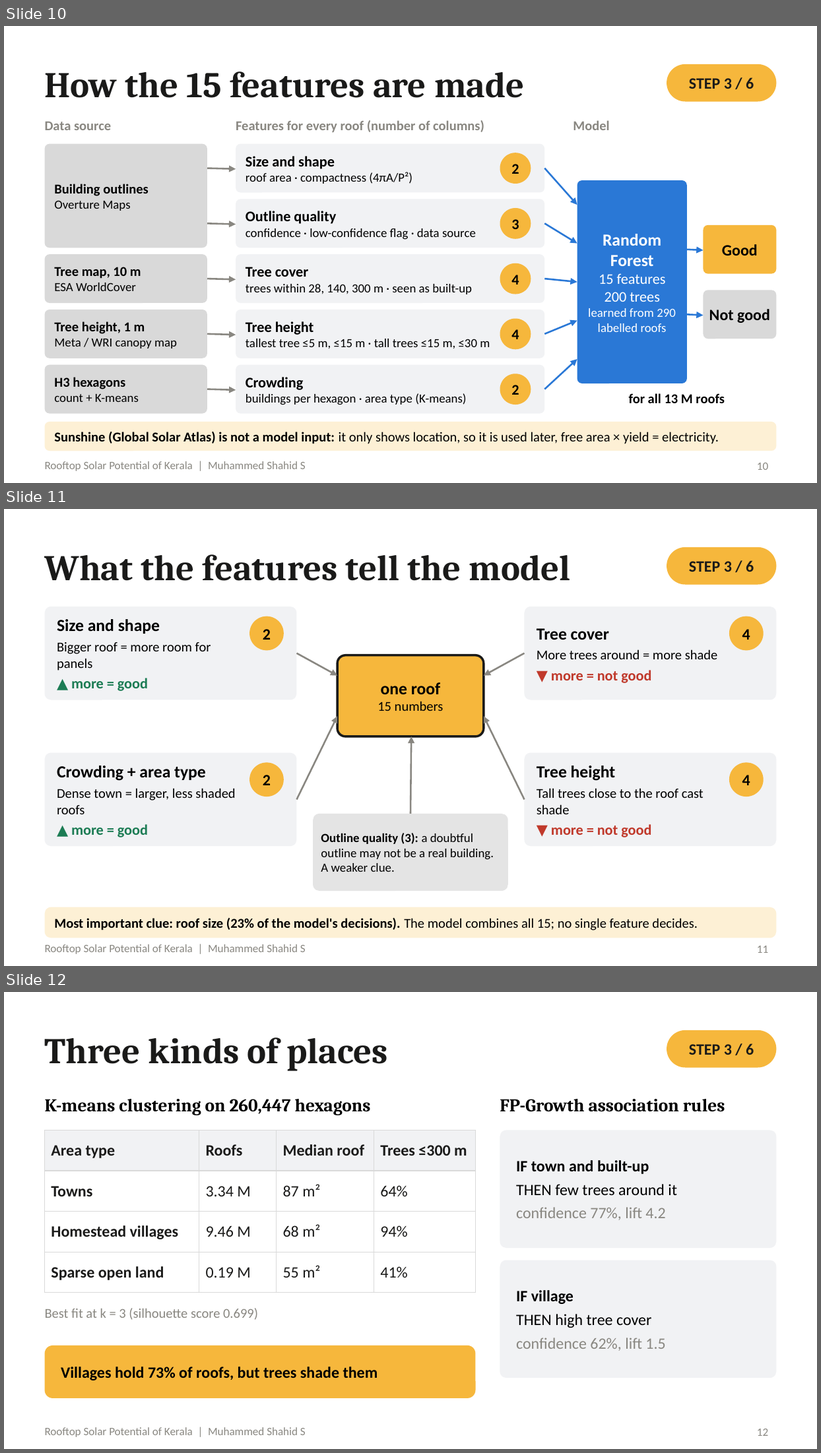
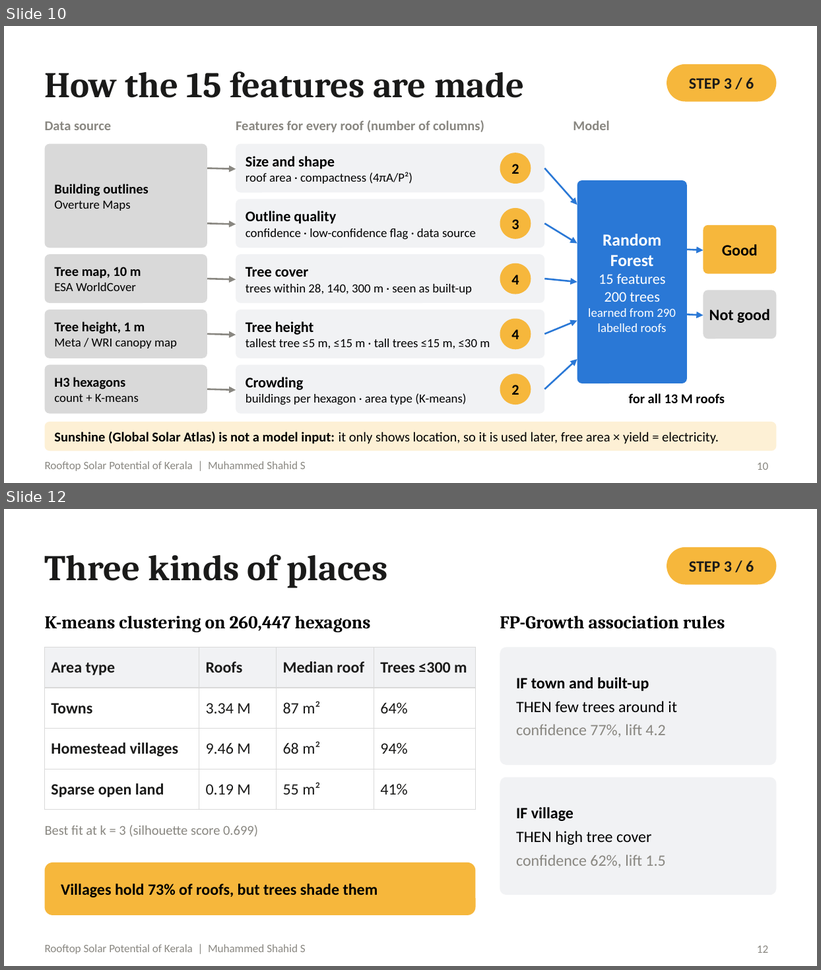
Before and after one commit to muhammedshahidsds25-collab/kerala-rooftop-solar, a slide deck: presentation/Rooftop_Solar_Kerala_Final_v2.pptx. Shown one above the other, each under a label of ours: slides 10, 11 and 12 before the commit, slides 10 and 12 after it; the slides between them are not shown. The pictures are 821x1453 and 821x970 pixels, drawn with LibreOffice and Linux fonts; fonts in the diff are those of the drawing. Boxes give left, top, right and bottom in pixels: in the first picture for what was removed or moved away, otherwise in the second. Text is boxed around its words. In the diff, an @@ line names an element or a change of style, - is before the commit and + after.

Commit message:
Replace slide 11 with pictures of the features

```diff
--- a/presentation/Rooftop_Solar_Kerala_Final_v2.pptx
+++ b/presentation/Rooftop_Solar_Kerala_Final_v2.pptx
@@ slide 11 removed at (4,509,817,966), background #FFFFFF; not listed: 1 template element that a slide beside it also shows @@
@@ rounded rectangle removed at (667,547,776,585) @@
@@ title removed at (45,555,570,581) @@
-What the features tell the model
@@ text removed at (689,560,754,572) @@
-STEP 3 / 6
@@ rounded rectangle removed at (45,607,297,700) @@
@@ rounded rectangle removed at (524,607,776,700) @@
@@ text removed at (57,619,211,691) @@
-Size and shape
-Bigger roof = more room for panels
-▲ more = good
@@ ellipse removed at (250,617,284,650) @@
@@ ellipse removed at (729,617,764,650) @@
@@ text removed at (263,629,271,640) @@
-2
@@ text removed at (537,628,718,683) @@
-Tree cover
-More trees around = more shade
-▼ more = not good
@@ text removed at (743,629,750,640) @@
-4
@@ arrow removed from (297, 653) to (337, 676) @@
@@ rounded rectangle removed at (337,656,484,737) @@
@@ arrow removed from (524, 653) to (484, 676) @@
@@ text removed at (378,683,444,711) @@
-one roof
-15 numbers
@@ arrow removed from (297, 800) to (337, 716) @@
@@ arrow removed from (524, 800) to (484, 716) @@
@@ arrow removed from (411, 814) to (411, 737) @@
@@ rounded rectangle removed at (45,753,297,846) @@
@@ text removed at (57,766,235,838) @@
-Crowding + area type
-Dense town = larger, less shaded roofs
-▲ more = good
@@ ellipse removed at (250,762,284,797) @@
@@ rounded rectangle removed at (524,753,776,846) @@
@@ text removed at (537,766,704,838) @@
-Tree height
-Tall trees close to the roof cast shade
-▼ more = not good
@@ ellipse removed at (729,762,764,797) @@
@@ text removed at (263,775,271,786) @@
-2
@@ text removed at (743,775,750,786) @@
-4
@@ rounded rectangle removed at (313,814,508,891) @@
@@ text removed at (321,833,494,872) @@
-Outline quality (3): a doubtful outline may not be a real building. A weaker clue.
@@ rounded rectangle removed at (45,908,776,938) @@
@@ text removed at (54,918,697,931) @@
-Most important clue: roof size (23% of the model's decisions). The model combines all 15; no single feature decides.
@@ page number removed at (757,946,768,953) @@
-11
```
Also in this commit, not shown: 1 slide added, 3 other files.
